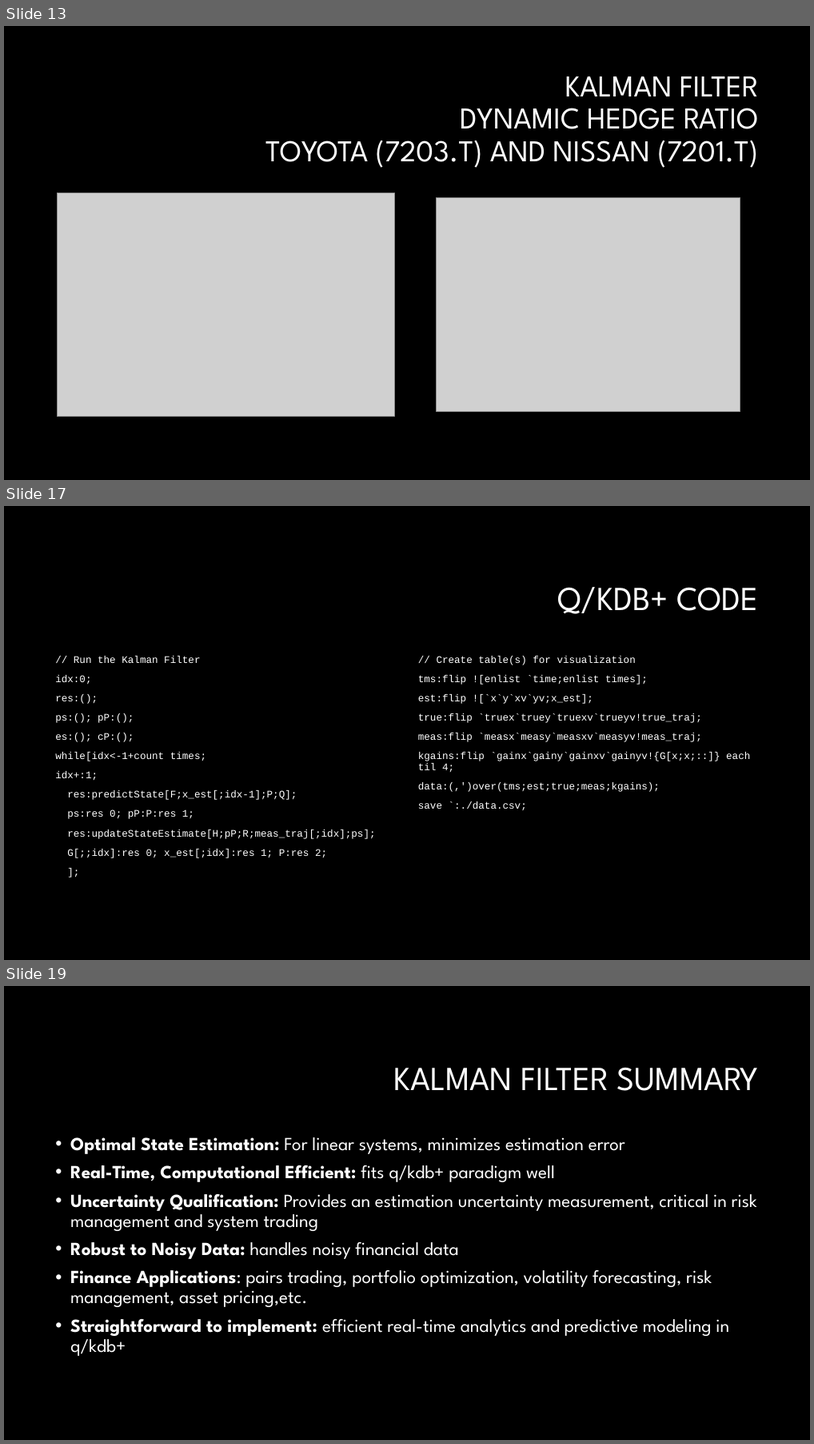
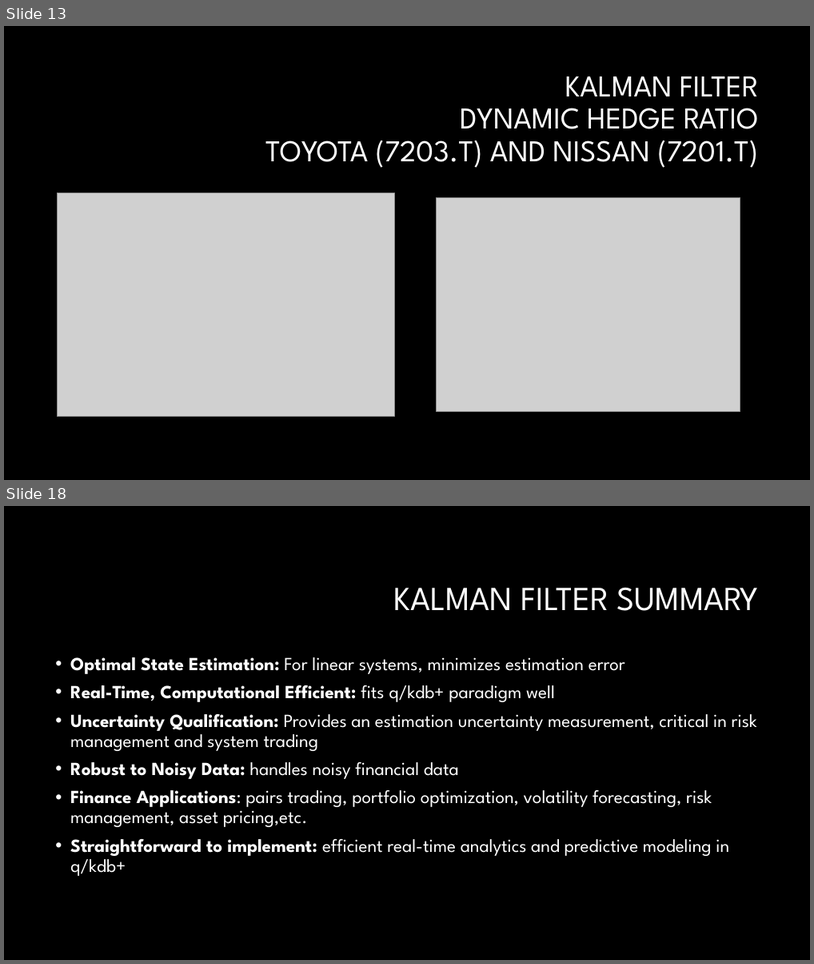
Before and after one commit to markblefevre/presentations, a slide deck: Kalman Filter/KALMAN FILTER FIN 2025.pptx. Shown one above the other, each under a label of ours: slides 13, 17 and 19 before the commit, slides 13 and 18 after it; the slides between them are not shown. The pictures are 814x1444 and 814x964 pixels, drawn with LibreOffice and Linux fonts; fonts in the diff are those of the drawing; grey boxes stand for pictures; background and template pictures are left out. Boxes give left, top, right and bottom in pixels: in the first picture for what was removed or moved away, otherwise in the second. Text is boxed around its words. In the diff, an @@ line names an element or a change of style, - is before the commit and + after.

Commit message:
Update the Kalmn Filter code

```diff
--- a/Kalman Filter/KALMAN FILTER FIN 2025.pptx
+++ b/Kalman Filter/KALMAN FILTER FIN 2025.pptx
@@ slide 17 removed at bbox=[4, 506, 810, 960], background #000000 @@
@@ title removed at bbox=[558, 587, 758, 614] @@
-Q/KDB+ CODE
@@ text removed at bbox=[55, 656, 375, 858] @@
-// Run the Kalman Filter
-idx:0;
-res:();
-ps:(); pP:();
-es:(); cP:();
-while[idx<-1+count times;
-idx+:1;
-res:predictState[F;x_est[;idx-1];P;Q];
-ps:res 0; pP:P:res 1;
-res:updateStateEstimate[H;pP;R;meas_traj[;idx];ps];
-G[;;idx]:res 0; x_est[;idx]:res 1; P:res 2;
-];
@@ text removed at bbox=[418, 656, 750, 810] @@
-// Create table(s) for visualization
-tms:flip ![enlist `time;enlist times];
-est:flip ![`x`y`xv`yv;x_est];
-true:flip `truex`truey`truexv`trueyv!true_traj;
-meas:flip `measx`measy`measxv`measyv!meas_traj;
-kgains:flip `gainx`gainy`gainxv`gainyv!{G[x;x;::]} each til 4;
-data:(,')over(tms;est;true;meas;kgains);
-save `:./data.csv;
@@ what was slide 19 is now slide 18 @@
```
Also in this commit, not shown: 3 slides changed.
